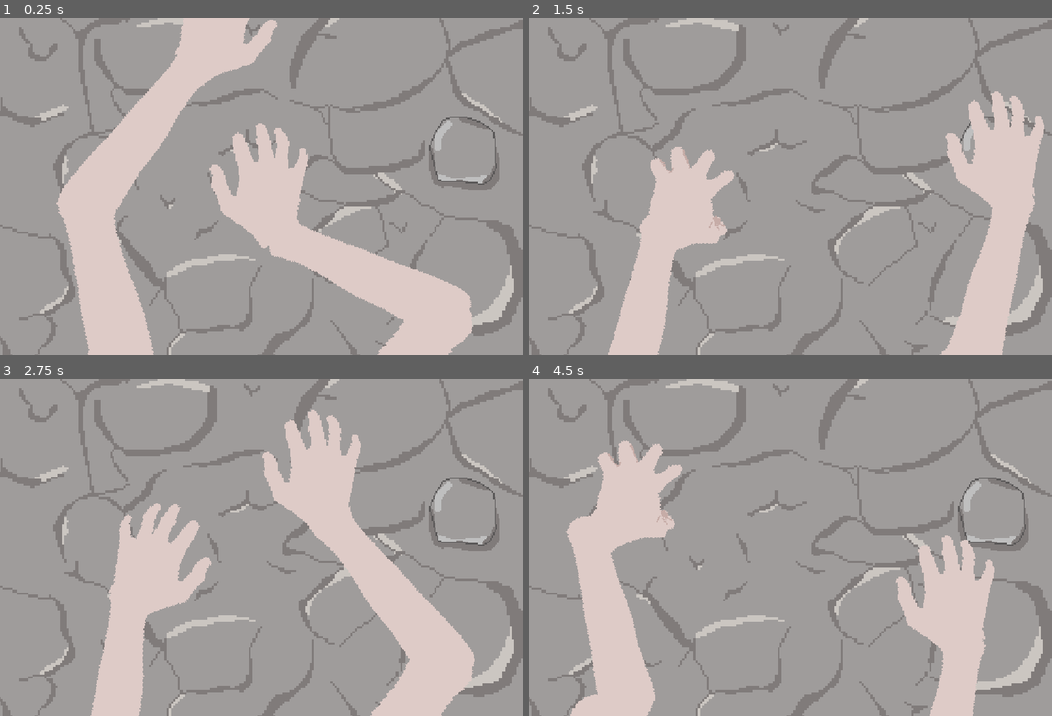
Above: before the commit, frames 1-4 (two rows, left to right).
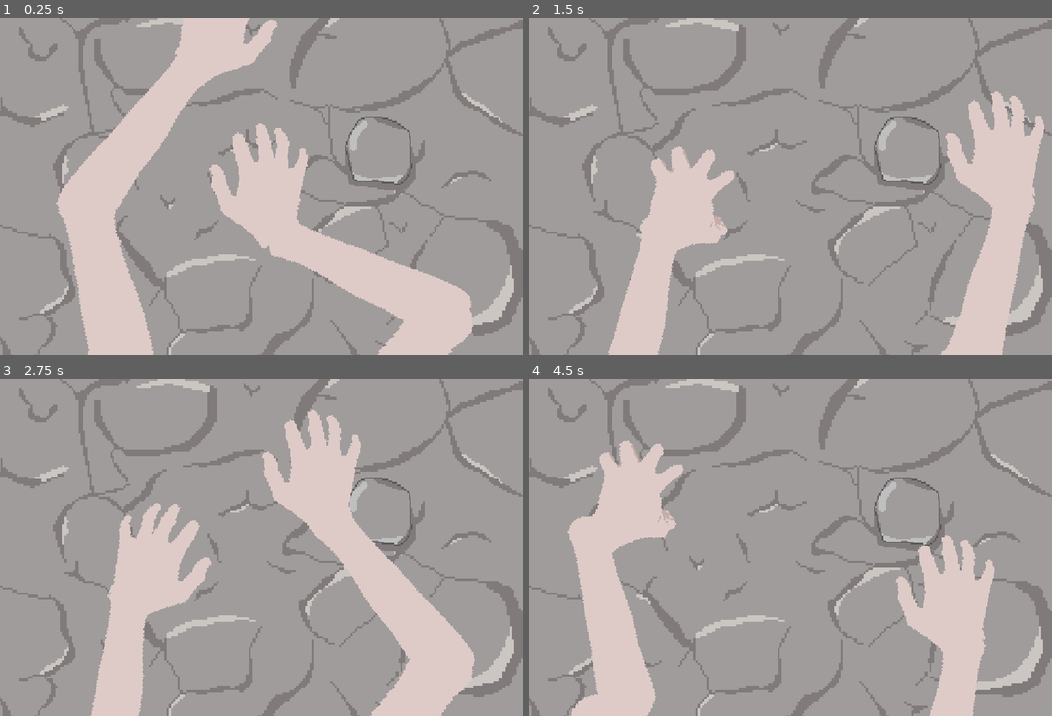
Above: after the commit, the same moments.

Repository: gabl18/dtj-24
Game: Godot game, scene res://main.tscn
Same seed, same stepped clock (60 frames per second), same inputs: the game is played once before the commit and once after it.
Inputs (mouse positions are in pixels of both pictures, inside the frame that each line leads up to):
- Up to frame 1 (0.25 s): no input
- Up to frame 2 (1.5 s): move the mouse to (994, 152) at 0.52 s; click (994, 152) at 0.67 s; tap Enter at 1.25 s; move the mouse to (685, 203) at 1.27 s; click (685, 203) at 1.42 s
- Up to frame 3 (2.75 s): move the mouse to (313, 473) at 2.02 s; click (313, 473) at 2.17 s
- Up to frame 4 (4.5 s): tap Space at 2.75 s; move the mouse to (764, 614) at 2.77 s; click (764, 614) at 2.92 s; tap Enter at 3.5 s; move the mouse to (947, 598) at 3.52 s; click (947, 598) at 3.67 s; move the mouse to (633, 496) at 4.27 s; click (633, 496) at 4.42 s

The runs differ from the first frame. In frame 1, 2.0% of the frame differs, in the area x 66-96%, y 29-52%; in frame 2, 1.4%; in frame 3, 1.7%; in frame 4, 2.3%, in the area x 7-96%, y 18-100%.

Commit message:
biite tes

Diff:
--- a/game/arms.gd
+++ b/game/arms.gd
@@ -15,6 +15,8 @@
 var hand_is_active: bool
 var active_hand_is_L: bool
 
+var hand_is_closed: bool
+
 func _ready() -> void:
 	pass
 
@@ -22,11 +24,13 @@
 func _input(event: InputEvent) -> void:
 	if event is InputEventMouseButton:
 		if event.is_pressed():
+			hand_is_closed = true
 			if not active_hand_is_L:
 				armR_animated_sprite_2d.animation = "close"
 			else:
 				armL_animated_sprite_2d.animation = "close"
 		else:
+			hand_is_closed = false
 			armR_animated_sprite_2d.animation = "open"
 			armL_animated_sprite_2d.animation = "open"
 
@@ -44,13 +48,17 @@
 
 	if hand_is_active:
 		if active_hand_is_L:
-			armL_palm.global_position = (mouse_pos - armL_palm.global_position) * 0.4 + armL_palm.global_position
+			if not hand_is_closed:
+				armL_palm.global_position.x = (mouse_pos.x - armL_palm.global_position.x) * 0.4 + armL_palm.global_position.x
+			armL_palm.global_position.y = (mouse_pos.y - armL_palm.global_position.y) * 0.4 + armL_palm.global_position.y
 			armL_palm.move_and_slide()
 			armL.z_index = 1
 			armR.z_index = 0
 
 		else:
-			armR_palm.global_position = (mouse_pos - armR_palm.global_position) * 0.4 + armR_palm.global_position
+			if not hand_is_closed:
+				armR_palm.global_position.x = (mouse_pos.x - armR_palm.global_position.x) * 0.4 + armR_palm.global_position.x
+			armR_palm.global_position.y = (mouse_pos.y - armR_palm.global_position.y) * 0.4 + armR_palm.global_position.y
 			armR_palm.move_and_slide()
 
 			armR.z_index = 1
--- a/game/rock.tscn
+++ b/game/rock.tscn
@@ -4,7 +4,7 @@
 [ext_resource type="Texture2D" uid="uid://dggrhigeictu3" path="res://assets/Rocks.png" id="2_7didp"]
 
 [sub_resource type="CircleShape2D" id="CircleShape2D_exgsa"]
-radius = 25.0
+radius = 30.0
 
 [node name="Rock" type="StaticBody2D"]
 scale = Vector2(3, 3)
--- /dev/null
+++ b/game/rock_game.gd
@@ -0,0 +1,71 @@
+extends Node2D
+@onready var rock_1: StaticBody2D = $Rocks/Rock
+@onready var rock_2: StaticBody2D = $Rocks/Rock2
+@onready var rock_array: Array = [rock_2,rock_1]
+
+@onready var parallax_2d: Parallax2D = $Parallax2D
+@onready var rocks: Node2D = $Rocks
+
+var height: float = 0
+var mouse_on_rock: bool
+var rock_is_pressed: bool
+var mouse_rock_start_height: float
+
+var rock_recently_spawned: bool = true
+var spawn_rock_L: bool = false
+
+@export var rock_distance: int = 500
+
+func _ready() -> void:
+	for rock in rock_array:
+		rock.connect("mouse_entered",_rock_mouse_entered)
+		rock.connect("mouse_exited",_rock_mouse_exited)
+		rock.connect("input_event",_rock_input_event)
+	_reposition_rock(400)
+	_reposition_rock(-100)
+
+func _process(_delta: float) -> void:
+	if rock_is_pressed:
+		height = clamp(get_local_mouse_position().y + mouse_rock_start_height,height,INF)
+
+	if int(height) % rock_distance <= 100:
+		if not rock_recently_spawned:
+			_reposition_rock()
+			print(height)
+
+			rock_recently_spawned = true
+	else:
+		rock_recently_spawned = false
+
+	parallax_2d.scroll_offset.y = height
+	rocks.position.y = height
+
+func _reposition_rock(height_override: float = 0):
+	var rock = rock_array.pop_front()
+	rock_array.append(rock)
+
+	if spawn_rock_L:
+		spawn_rock_L = false
+		@warning_ignore("narrowing_conversion")
+		rock.position.x = randi_range(get_viewport_rect().size.x * 0.1, get_viewport_rect().size.x * 0.40)
+	else:
+		spawn_rock_L = true
+		@warning_ignore("narrowing_conversion")
+		rock.position.x = randi_range(get_viewport_rect().size.x * 0.60, get_viewport_rect().size.x * 0.9)
+
+	rock.global_position.y = -100 + height_override
+	rock.reset_size()
+
+func _rock_mouse_entered():
+	mouse_on_rock = true
+
+func _rock_mouse_exited():
+	mouse_on_rock = false
+
+func _rock_input_event(__,event:InputEvent,___):
+	if event is InputEventMouseButton:
+		if event.is_pressed() and not event.is_echo():
+			rock_is_pressed = true
+			mouse_rock_start_height = height - event.position.y
+		elif event.is_released():
+			rock_is_pressed = false
--- a/game/rock_game.tscn
+++ b/game/rock_game.tscn
@@ -1,6 +1,6 @@
 [gd_scene load_steps=4 format=3 uid="uid://crs1uruhct3yb"]
 
-[ext_resource type="Script" uid="uid://bmi5rphu0p5gp" path="res://main.gd" id="1_wkoij"]
+[ext_resource type="Script" uid="uid://bmi5rphu0p5gp" path="res://game/rock_game.gd" id="1_wkoij"]
 [ext_resource type="Texture2D" uid="uid://bbey0qqe0rsg4" path="res://assets/Background.png" id="2_n0x2a"]
 [ext_resource type="PackedScene" uid="uid://tp6dqhxpkmxg" path="res://game/rock.tscn" id="3_4u710"]
 
--- a/main.gd
+++ b/main.gd
@@ -1,71 +1,8 @@
 extends Node2D
-@onready var rock_1: StaticBody2D = $Rocks/Rock
-@onready var rock_2: StaticBody2D = $Rocks/Rock2
-@onready var rock_array: Array = [rock_2,rock_1]
 
-@onready var parallax_2d: Parallax2D = $Parallax2D
-@onready var rocks: Node2D = $Rocks
+enum games {
+	rockgame,
+	rope
+}
 
-var height: float = 0
-var mouse_on_rock: bool
-var rock_is_pressed: bool
-var mouse_rock_start_height: float
-
-var rock_recently_spawned: bool = true
-var spawn_rock_L: bool = false
-
-@export var rock_distance: int = 500
-
-func _ready() -> void:
-	for rock in rock_array:
-		rock.connect("mouse_entered",_rock_mouse_entered)
-		rock.connect("mouse_exited",_rock_mouse_exited)
-		rock.connect("input_event",_rock_input_event)
-	_reposition_rock(400)
-	_reposition_rock(-100)
-
-func _process(_delta: float) -> void:
-	if rock_is_pressed:
-		height = clamp(get_local_mouse_position().y + mouse_rock_start_height,height,INF)
-
-	if int(height) % rock_distance <= 100:
-		if not rock_recently_spawned:
-			_reposition_rock()
-			print(height)
-
-			rock_recently_spawned = true
-	else:
-		rock_recently_spawned = false
-
-	parallax_2d.scroll_offset.y = height
-	rocks.position.y = height
-
-func _reposition_rock(height_override: float = 0):
-	var rock = rock_array.pop_front()
-	rock_array.append(rock)
-
-	if spawn_rock_L:
-		spawn_rock_L = false
-		@warning_ignore("narrowing_conversion")
-		rock.position.x = randi_range(get_viewport_rect().size.x * 0.1, get_viewport_rect().size.x * 0.45)
-	else:
-		spawn_rock_L = true
-		@warning_ignore("narrowing_conversion")
-		rock.position.x = randi_range(get_viewport_rect().size.x * 0.55, get_viewport_rect().size.x * 0.9)
-
-	rock.global_position.y = -100 + height_override
-	rock.reset_size()
-
-func _rock_mouse_entered():
-	mouse_on_rock = true
-
-func _rock_mouse_exited():
-	mouse_on_rock = false
-
-func _rock_input_event(__,event:InputEvent,___):
-	if event is InputEventMouseButton:
-		if event.is_pressed() and not event.is_echo():
-			rock_is_pressed = true
-			mouse_rock_start_height = height - event.position.y
-		elif event.is_released():
-			rock_is_pressed = false
+var active_game := games.rockgame
--- a/main.tscn
+++ b/main.tscn
@@ -1,5 +1,6 @@
-[gd_scene load_steps=12 format=3 uid="uid://05angmyaimsw"]
-
+[gd_scene load_steps=13 format=3 uid="uid://05angmyaimsw"]
+
+[ext_resource type="Script" uid="uid://8ai3q68a6u10" path="res://main.gd" id="1_7mycd"]
 [ext_resource type="Texture2D" uid="uid://bxhhq7bkcyqo8" path="res://assets/Hands_Spritesheet.png" id="2_1bvp3"]
 [ext_resource type="Script" uid="uid://cgnyh3xcp7khs" path="res://game/arms.gd" id="3_1bvp3"]
 [ext_resource type="Texture2D" uid="uid://cixflqrdqeunf" path="res://assets/Arm.png" id="3_lquwl"]
@@ -41,7 +42,8 @@
 [sub_resource type="RectangleShape2D" id="RectangleShape2D_8morq"]
 size = Vector2(92.27301, 464.49713)
 
-[node name="Node2D" type="Node2D"]
+[node name="Main" type="Node2D"]
+script = ExtResource("1_7mycd")
 
 [node name="RockGame" parent="." instance=ExtResource("5_lquwl")]
 
--- /dev/null
+++ b/rope_game.gd
@@ -0,0 +1,27 @@
+extends Node2D
+
+@onready var parallax_2d: Parallax2D = $Parallax2D
+
+var rope_height: float = 0
+var rope_is_pressed: bool
+var mouse_rope_start_height: float
+
+@export var rope_max_height: int = 2000
+
+func _ready() -> void:
+	pass
+
+func _process(_delta: float) -> void:
+	if rope_is_pressed:
+		rope_height = clamp(get_local_mouse_position().y + mouse_rope_start_height,rope_height,INF)
+
+	parallax_2d.scroll_offset.y = rope_height
+
+
+func _on_area_2d_input_event(_viewport: Node, event: InputEvent, _shape_idx: int) -> void:
+	if event is InputEventMouseButton:
+		if event.is_pressed() and not event.is_echo():
+			rope_is_pressed = true
+			mouse_rope_start_height = rope_height - event.position.y
+		elif event.is_released():
+			rope_is_pressed = false
--- /dev/null
+++ b/rope_game.tscn
@@ -0,0 +1,31 @@
+[gd_scene load_steps=4 format=3 uid="uid://dv8jqlwm5brwi"]
+
+[ext_resource type="Script" uid="uid://dahninqnlmb77" path="res://rope_game.gd" id="1_ifrgl"]
+[ext_resource type="Texture2D" uid="uid://bquir1p7cov2l" path="res://assets/TestRope.png" id="2_a1sjo"]
+
+[sub_resource type="RectangleShape2D" id="RectangleShape2D_lyb0g"]
+size = Vector2(65, 821)
+
+[node name="RopeGame" type="Node2D"]
+script = ExtResource("1_ifrgl")
+
+[node name="Parallax2D" type="Parallax2D" parent="."]
+repeat_size = Vector2(0, 236)
+repeat_times = 7
+
+[node name="TextureRect" type="TextureRect" parent="Parallax2D"]
+offset_left = 533.0
+offset_top = -7.0
+offset_right = 584.0
+offset_bottom = 229.0
+texture = ExtResource("2_a1sjo")
+stretch_mode = 4
+
+[node name="Area2D" type="Area2D" parent="."]
+position = Vector2(533, -7)
+
+[node name="CollisionShape2D" type="CollisionShape2D" parent="Area2D"]
+position = Vector2(22.5, 400.5)
+shape = SubResource("RectangleShape2D_lyb0g")
+
+[connection signal="input_event" from="Area2D" to="." method="_on_area_2d_input_event"]
Binary file added: Assets/TestRope.png
Not shown, added: Assets/TestRope.png.import
Not shown, added: game/rock_game.gd.uid
Not shown, changed: main.gd.uid
Not shown, added: rope_game.gd.uid
